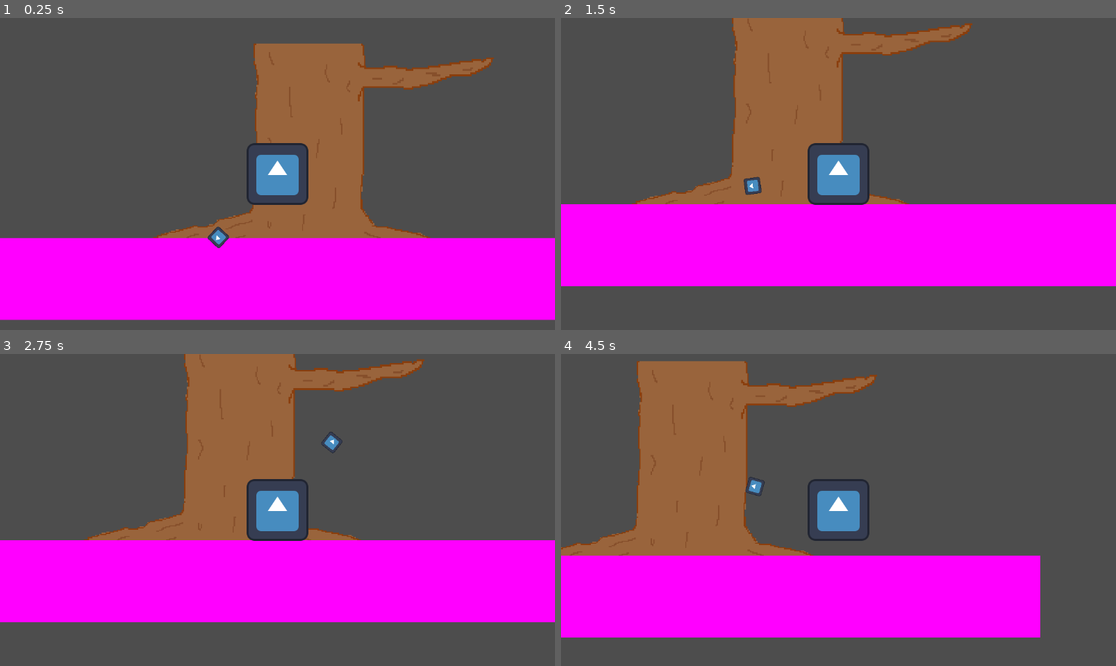
Above: before the commit, frames 1-4 (two rows, left to right).
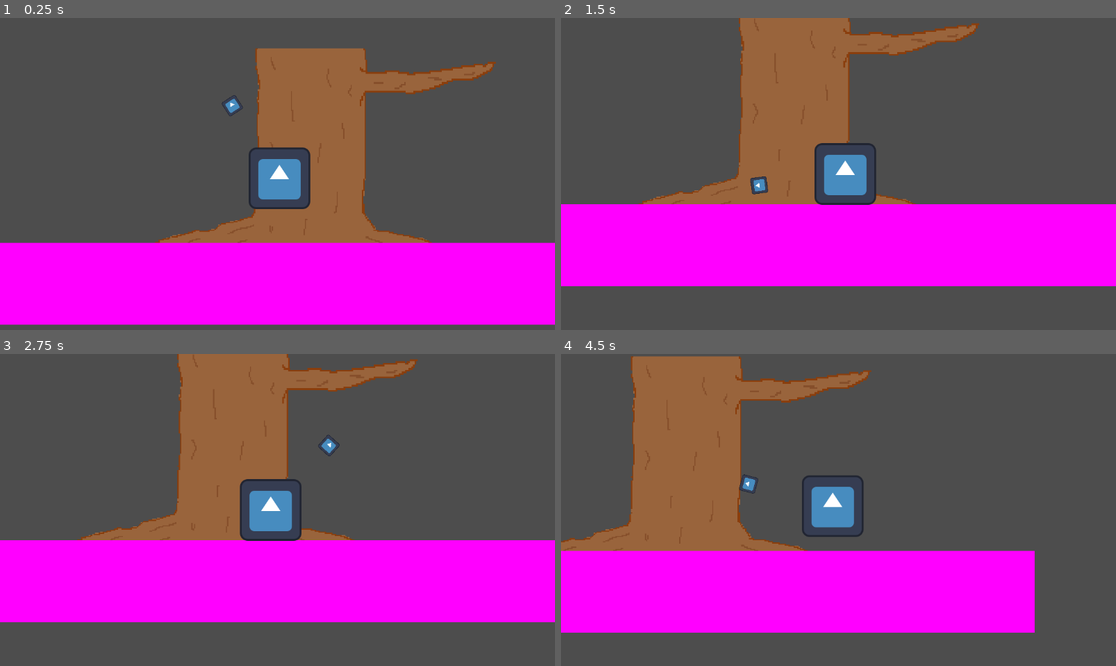
Above: after the commit, the same moments.

Repository: paxelotl/lame-jam-48
Game: Godot game, scene res://main.tscn
Same seed, same stepped clock (60 frames per second), same inputs: the game is played once before the commit and once after it. The engine's default icon, where the game draws it, is replaced by a stand-in: a white triangle on a blue panel in a dark square.
Inputs (mouse positions are in pixels of both pictures, inside the frame that each line leads up to):
- Up to frame 1 (0.25 s): no input
- Up to frame 2 (1.5 s): move the mouse to (960, 158) at 0.52 s; press the mouse at (960, 158) at 0.53 s; hold D (move_right) from 0.53 s (still down); move the mouse to (727, 189) at 1.27 s; release the mouse at (727, 189) at 1.28 s; click (727, 189) at 1.35 s
- Up to frame 3 (2.75 s): move the mouse to (333, 441) at 2.02 s; release D (move_right) at 2.03 s; press the mouse at (333, 441) at 2.03 s; hold A (move_left) from 2.03 s (still down)
- Up to frame 4 (4.5 s): move the mouse to (810, 572) at 2.77 s; release A (move_left) at 2.78 s; release the mouse at (810, 572) at 2.78 s; hold D (move_right) 2.78-4.28 s; click (810, 572) at 2.85 s; move the mouse to (1005, 556) at 3.52 s; press the mouse at (1005, 556) at 3.53 s; move the mouse to (672, 463) at 4.27 s; release the mouse at (672, 463) at 4.28 s; hold A (move_left) from 4.28 s (still down); click (672, 463) at 4.35 s

The runs differ from the first frame. In frame 1, 7.1% of the frame differs, in the area x 0-100%, y 8-99%; in frame 2, 3.0%; in frame 3, 2.9%; in frame 4, 7.5%, in the area x 0-87%, y 0-91%.

Commit message:
Enable camera smoothing

Diff:
--- a/main.tscn
+++ b/main.tscn
@@ -30,6 +30,8 @@
 
 [node name="Camera" type="Camera2D" parent="."]
 position = Vector2(398, 539)
+position_smoothing_enabled = true
+position_smoothing_speed = 13.0
 script = ExtResource("1_nd02i")
 
 [node name="Barrier" type="StaticBody2D" parent="."]
